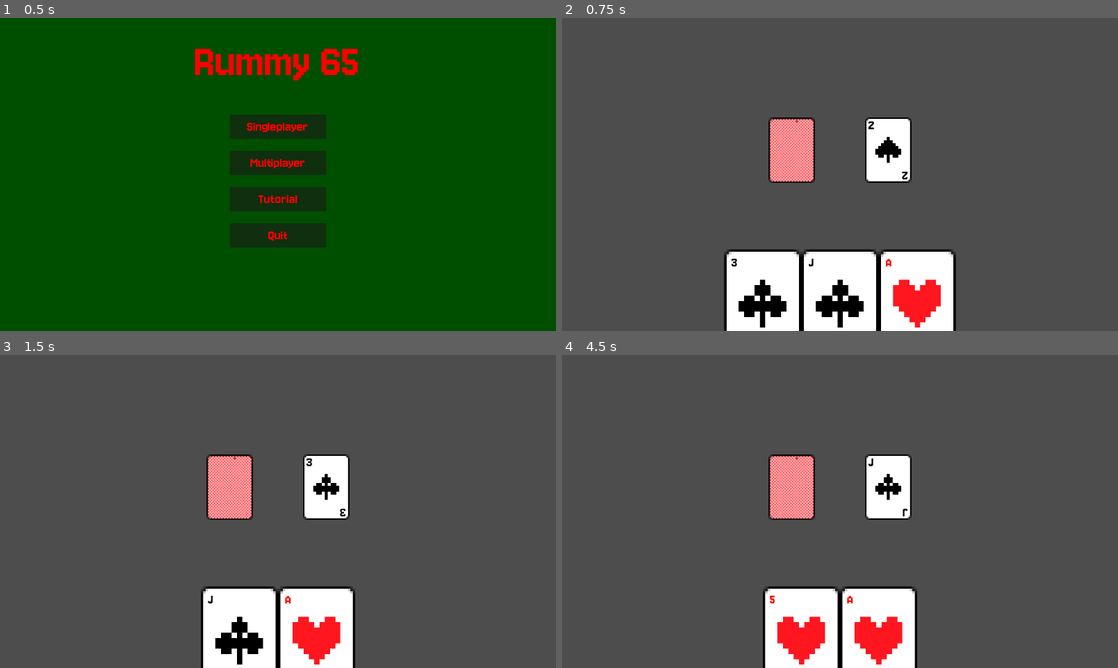
Above: before the commit, frames 1-4 (two rows, left to right).
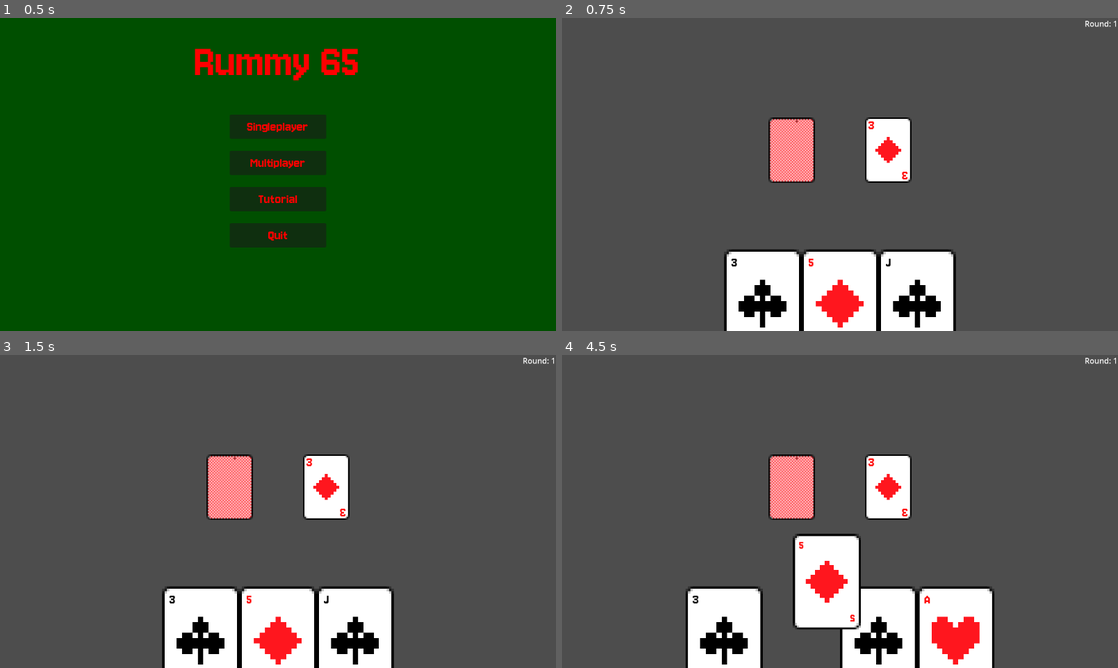
Above: after the commit, the same moments.

Repository: CollinGadsby/TSP-Group3
Game: Godot game, scene res://Scenes/Main_menu.tscn
The game is run twice, just before and just after one commit, with the same random seed, the same clock (stepped at 60 frames per second) and the same inputs.
Inputs (mouse positions are in pixels of both pictures, inside the frame that each line leads up to):
- Up to frame 1 (0.5 s): no input
- Up to frame 2 (0.75 s): click "Singleplayer" at 0.5 s
- Up to frame 3 (1.5 s): tap Enter at 1.25 s; drag from (200, 639) to (355, 639) at 1.27 s
- Up to frame 4 (4.5 s): tap Space at 2, 3.5 s; drag from (801, 639) to (789, 486) at 2.02 s; tap Enter at 2.75, 4.25 s; press the mouse at (789, 486) at 2.78 s; right-click (789, 486) at 2.85 s; release the mouse at (789, 486) at 3.5 s; drag from (801, 639) to (890, 486) at 3.52 s; drag from (890, 486) to (840, 639) at 4.27 s

Frame 1 is identical in both runs. In frame 2, 2.1% of the frame differs, in the area x 44-100%, y 0-99%; in frame 3, 6.8%; in frame 4, 14%, in the area x 22-100%, y 0-100%.

Commit message:
feat/fix: Debug overlay, round overlay, card discard animation and selection

Diff:
--- a/Scenes/Game.tscn
+++ /dev/null
@@ -1,47 +0,0 @@
-[gd_scene format=3 uid="uid://cnqb5u1nlmw1"]
-
-[ext_resource type="Script" uid="uid://cup73yuo2o3wg" path="res://scripts/views/player_hand_view.gd" id="1_qbsmt"]
-[ext_resource type="PackedScene" uid="uid://dt684w0v0a54m" path="res://scenes/Card.tscn" id="2_78awf"]
-[ext_resource type="Script" uid="uid://cdvcppo2gubb8" path="res://scripts/managers/game_manager.gd" id="2_cpr0p"]
-[ext_resource type="Script" uid="uid://84kuv6ttqjh6" path="res://scripts/views/deck_view.gd" id="4_78awf"]
-[ext_resource type="PackedScene" uid="uid://cduj8ox12bd4m" path="res://scenes/cards/deck_stack.tscn" id="5_s0nni"]
-[ext_resource type="PackedScene" uid="uid://bsf63rcisxxvt" path="res://scenes/cards/discard_stack.tscn" id="6_aug50"]
-
-[sub_resource type="GDScript" id="GDScript_ve7bo"]
-script/source = "extends Node2D
-
-@onready var hand_view = $PlayerHand
-@onready var deck_stack = $DeckStack
-@onready var game_manager = $GameManager
-
-func _ready():
-	game_manager.start_game([\"test1\", \"test2\"])
-
-	var player = game_manager.get_current_player()
-
-	hand_view.player_data = player
-	hand_view.bind()
-	hand_view.refresh()
-
-	deck_stack.refresh()
-"
-
-[node name="GameScene" type="Node2D" unique_id=116851192]
-script = SubResource("GDScript_ve7bo")
-
-[node name="PlayerHand" type="Node2D" parent="." unique_id=2020304673]
-script = ExtResource("1_qbsmt")
-card_scene = ExtResource("2_78awf")
-
-[node name="TableSprite" type="Sprite2D" parent="." unique_id=1602557932]
-
-[node name="UI" type="CanvasLayer" parent="." unique_id=1536027237]
-
-[node name="GameManager" type="Node2D" parent="." unique_id=156775829]
-script = ExtResource("2_cpr0p")
-
-[node name="DeckStack" type="Node2D" parent="." unique_id=1946629111]
-script = ExtResource("4_78awf")
-card_scene = ExtResource("5_s0nni")
-
-[node name="DiscardStack" parent="." unique_id=1767410867 instance=ExtResource("6_aug50")]
--- /dev/null
+++ b/Scenes/debug/debug_overlay.tscn
@@ -0,0 +1,14 @@
+[gd_scene format=3 uid="uid://bxboc4jqtqs77"]
+
+[ext_resource type="Script" uid="uid://2a6l62mi5xor" path="res://scripts/views/debug/debug.gd" id="1_dytaf"]
+
+[node name="DebugOverlay" type="Node2D" unique_id=106088277]
+script = ExtResource("1_dytaf")
+
+[node name="GameState" type="RichTextLabel" parent="." unique_id=2140434545]
+visible = false
+offset_left = 1.0
+offset_right = 160.0
+offset_bottom = 40.0
+bbcode_enabled = true
+text = "Game State: "
--- /dev/null
+++ b/Scenes/main/game.tscn
@@ -0,0 +1,64 @@
+[gd_scene format=3 uid="uid://cnqb5u1nlmw1"]
+
+[ext_resource type="Script" uid="uid://cup73yuo2o3wg" path="res://scripts/views/player_hand_view.gd" id="1_em1bs"]
+[ext_resource type="PackedScene" uid="uid://dt684w0v0a54m" path="res://scenes/Card.tscn" id="2_0rn35"]
+[ext_resource type="Script" uid="uid://cdvcppo2gubb8" path="res://scripts/managers/game_manager.gd" id="3_kjrfb"]
+[ext_resource type="Script" uid="uid://84kuv6ttqjh6" path="res://scripts/views/deck_view.gd" id="4_se30j"]
+[ext_resource type="PackedScene" uid="uid://cduj8ox12bd4m" path="res://scenes/cards/deck_stack.tscn" id="5_ktwa8"]
+[ext_resource type="PackedScene" uid="uid://bsf63rcisxxvt" path="res://scenes/cards/discard_stack.tscn" id="6_157ky"]
+[ext_resource type="PackedScene" uid="uid://bxboc4jqtqs77" path="res://scenes/debug/debug_overlay.tscn" id="7_0rn35"]
+
+[sub_resource type="GDScript" id="GDScript_ve7bo"]
+script/source = "extends Node2D
+
+@onready var hand_view = $PlayerHand
+@onready var deck_stack = $DeckStack
+@onready var game_manager = $GameManager
+@onready var debug_overlay = $DebugOverlay
+
+func _ready():
+	debug_overlay.bind()
+
+	game_manager.start_game([\"test1\"])
+
+	var player = game_manager.get_current_player()
+
+	hand_view.player_data = player
+	hand_view.bind()
+
+	hand_view.refresh()
+
+	deck_stack.refresh()
+"
+
+[node name="GameScene" type="Node2D" unique_id=116851192]
+script = SubResource("GDScript_ve7bo")
+
+[node name="PlayerHand" type="Node2D" parent="." unique_id=2020304673]
+script = ExtResource("1_em1bs")
+card_scene = ExtResource("2_0rn35")
+
+[node name="TableSprite" type="Sprite2D" parent="." unique_id=1602557932]
+
+[node name="UI" type="CanvasLayer" parent="." unique_id=1536027237]
+
+[node name="RoundLabel" type="RichTextLabel" parent="UI" unique_id=1621254089]
+offset_left = 992.0
+offset_right = 1151.0
+offset_bottom = 40.0
+bbcode_enabled = true
+text = "Round:
+"
+horizontal_alignment = 2
+
+[node name="GameManager" type="Node2D" parent="." unique_id=156775829]
+script = ExtResource("3_kjrfb")
+
+[node name="DeckStack" type="Node2D" parent="." unique_id=1946629111]
+script = ExtResource("4_se30j")
+card_scene = ExtResource("5_ktwa8")
+
+[node name="DiscardStack" parent="." unique_id=1767410867 instance=ExtResource("6_157ky")]
+position = Vector2(675, 324)
+
+[node name="DebugOverlay" parent="." unique_id=106088277 instance=ExtResource("7_0rn35")]
--- a/Scripts/MainMenu.gd
+++ b/Scripts/MainMenu.gd
@@ -1,11 +1,11 @@
 extends Node2D
 
 func _on_singleplayer_pressed() -> void:
-	get_tree().change_scene_to_file("res://scenes/Game.tscn")
+	get_tree().change_scene_to_file("res://scenes/main/game.tscn")
 
 
 func _on_multiplayer_pressed() -> void:
-	get_tree().change_scene_to_file("res://scenes/Game.tscn")
+	get_tree().change_scene_to_file("res://scenes/main/game.tscn")
 
 
 func _on_tutorial_pressed() -> void:
--- a/Scripts/actions/deck_stack_action.gd
+++ b/Scripts/actions/deck_stack_action.gd
@@ -3,6 +3,8 @@
 @onready var game_manager = get_node("/root/GameScene/GameManager")
 
 func _input_event(viewport: Viewport, event: InputEvent, shape_idx: int) -> void:
+	if not game_manager.state == GlobalEnums.GameState.DRAWING:
+		return
 	if event is InputEventMouseButton:
 		if event.button_index == MOUSE_BUTTON_LEFT and event.pressed:
 			print("clicked")
--- a/Scripts/actions/discard_stack_action.gd
+++ b/Scripts/actions/discard_stack_action.gd
@@ -5,4 +5,30 @@
 func _input_event(viewport: Viewport, event: InputEvent, shape_idx: int) -> void:
 	if event is InputEventMouseButton:
 		if event.button_index == MOUSE_BUTTON_LEFT and event.pressed:
-			game_manager.draw_from_discard()
+			var player = game_manager.get_current_player()
+
+			if player.selected_card != null:
+				var card_node = player.selected_card
+				var card_data = card_node.card_data
+				var card_index = player.hand.find(card_data)
+
+				animate_discard(card_node, card_index)
+			elif game_manager.state == GlobalEnums.GameState.DRAWING:
+				game_manager.draw_from_discard()
+
+func animate_discard(card: Node2D, card_index: int) -> void:
+	var tween = card.create_tween()
+	card.z_index = 100
+	tween.set_ease(Tween.EASE_IN)
+	tween.set_trans(Tween.TRANS_CUBIC)
+
+	var card_half_size = Vector2(50, 67.5)
+	var time_seconds = 0.25
+	var scale_ratio = Vector2(0.6, 0.6)
+
+	tween.tween_property(card, "global_position", global_position - card_half_size, time_seconds)
+	tween.parallel().tween_property(card, "scale", scale_ratio, time_seconds)
+
+	await tween.finished
+	card.z_index = 0
+	game_manager.discard_card(card_index)
--- a/Scripts/actions/select_card_action.gd
+++ b/Scripts/actions/select_card_action.gd
@@ -3,15 +3,30 @@
 @onready var game_manager = get_node("/root/GameScene/GameManager")
 
 func _input_event(viewport: Viewport, event: InputEvent, shape_idx: int) -> void:
+	if not game_manager.state == GlobalEnums.GameState.DISCARDING:
+		return
 	if event is InputEventMouseButton:
 		if event.button_index == MOUSE_BUTTON_LEFT and event.pressed:
 			var card_node = get_parent().get_parent()
-			var card_data = card_node.card_data
+			var select_offset = 40
 
-			var player_hand = game_manager.get_current_player().hand
-			var card_index = player_hand.find(card_data)
+			# No selected card
+			if game_manager.get_current_player().selected_card == null:
+				game_manager.get_current_player().selected_card = card_node # Update Selected Card
+				animate_card(card_node, card_node.position.y - select_offset)
+			else: # Had a card selected
+				if game_manager.get_current_player().selected_card == card_node: # Deselecting card
+					animate_card(card_node, card_node.position.y + select_offset)
+					game_manager.get_current_player().selected_card = null
+				else: # Swapping Selection
+					var old_card = game_manager.get_current_player().selected_card
+					animate_card(old_card, old_card.position.y + select_offset)
 
-			if card_index != -1:
-				game_manager.discard_card(card_index)
-			else:
-				print("Card not found in player's hand!")
+					game_manager.get_current_player().selected_card = card_node
+					animate_card(card_node, card_node.position.y - select_offset)
+
+func animate_card(card: Node2D, target_y: float):
+	var tween = card.create_tween()
+	tween.set_ease(Tween.EASE_OUT)
+	tween.set_trans(Tween.TRANS_CUBIC)
+	tween.tween_property(card, "position:y", target_y, 0.15)
--- a/Scripts/data/player_data.gd
+++ b/Scripts/data/player_data.gd
@@ -7,6 +7,7 @@
 var name: String
 var hand: Array[CardData] = []
 var score: int = 0
+var selected_card = null
 
 func draw(deck: Deck):
 	var card: CardData = deck.draw_card()
--- /dev/null
+++ b/Scripts/enums/global_enums.gd
@@ -0,0 +1,8 @@
+extends Node
+
+enum GameState {	# Prep for multiplayer
+	WAITING,
+	DEALING,
+	DRAWING,
+	DISCARDING
+}
--- a/Scripts/managers/game_manager.gd
+++ b/Scripts/managers/game_manager.gd
@@ -2,8 +2,11 @@
 class_name GameManager
 
 @onready var discard_stack = get_node("../DiscardStack")
+@onready var round_label = get_node("../UI/RoundLabel")
+@onready var game_state_label = get_node("../DebugOverlay/GameState")
 
 signal hand_changed
+signal debug_data_changed
 
 var players: Array[PlayerData] = []
 var current_player_index: int = 0
@@ -11,15 +14,7 @@
 var round_index: int = 0
 var deck: Deck
 
-enum GameState {	# Prep for multiplayer
-	WAITING,
-	DEALING,
-	PLAYER_TURN,
-	ROUND_END,
-	GAME_END
-}
-
-var state: GameState = GameState.WAITING
+var state: GlobalEnums.GameState = GlobalEnums.GameState.WAITING
 
 func start_game(player_names):
 	players.clear()
@@ -36,6 +31,7 @@
 
 func start_round():
 	round_index += 1
+	round_label.bbcode_text = "[color=%s]%s%d[/color]" % ["white", "Round: ", round_index]
 
 	var number_of_decks = 1
 	deck = Deck.new(number_of_decks)
@@ -45,7 +41,8 @@
 
 	deal_cards(round_index + 2)
 
-	state = GameState.PLAYER_TURN
+	state = GlobalEnums.GameState.DRAWING
+	emit_signal("debug_data_changed")
 
 func deal_cards(number_of_cards: int):
 	for i in range(number_of_cards):
@@ -68,6 +65,9 @@
 	var player = get_current_player()
 	player.draw(deck)
 
+	state = GlobalEnums.GameState.DISCARDING
+	emit_signal("debug_data_changed")
+
 func draw_from_discard():
 	var player = get_current_player()
 	if deck.discard_pile.size() > 0:
@@ -78,9 +78,14 @@
 			discard_stack.setup(deck.discard_pile[deck.discard_pile.size() - 1])
 		emit_signal("hand_changed")
 
+	state = GlobalEnums.GameState.DISCARDING
+	emit_signal("debug_data_changed")
+
 func discard_card(index):
 	var player = get_current_player()
 	player.discard(index, deck)
 	discard_stack.setup(deck.discard_pile[deck.discard_pile.size() - 1])
 
-	#next_turn()
+	state = GlobalEnums.GameState.DRAWING
+	emit_signal("debug_data_changed")
+	next_turn()
--- /dev/null
+++ b/Scripts/views/debug/debug.gd
@@ -0,0 +1,21 @@
+extends Node2D
+
+@onready var game_manager = get_node("/root/GameScene/GameManager")
+
+var enabled: bool = false
+
+func _input(event):
+	if event.is_action_pressed("debug_overlay"):
+		toggle_overlay()
+
+func toggle_overlay() -> void:
+	enabled = !enabled
+	for child in get_children():
+		if child is RichTextLabel:
+			child.visible = enabled
+
+func update() -> void:
+	$GameState.bbcode_text = "[color=%s]%s[/color]" % ["white", "State: " + GlobalEnums.GameState.keys()[game_manager.state]]
+
+func bind() -> void:
+	game_manager.debug_data_changed.connect(update)
--- a/project.godot
+++ b/project.godot
@@ -15,6 +15,10 @@
 config/features=PackedStringArray("4.6", "Forward Plus")
 config/icon="res://icon.svg"
 
+[autoload]
+
+GlobalEnums="*uid://clleell0rkgwk"
+
 [display]
 
 window/stretch/mode="viewport"
@@ -31,6 +35,11 @@
 "events": [Object(InputEventMouseButton,"resource_local_to_scene":false,"resource_name":"","device":-1,"window_id":0,"a …(258 unchanged characters)…
 ]
 }
+debug_overlay={
+"deadzone": 0.2,
+"events": [Object(InputEventKey,"resource_local_to_scene":false,"resource_name":"","device":0,"window_id":0,"alt_pressed":false,"shift_pressed":false,"ctrl_pressed":false,"meta_pressed":false,"pressed":false,"keycode":0,"physical_keycode":4194334,"key_label":0,"unicode":0,"location":0,"echo":false,"script":null)
+]
+}
 
 [physics]
 
Not shown, added: Scripts/enums/global_enums.gd.uid
Not shown, added: Scripts/views/debug/debug.gd.uid
